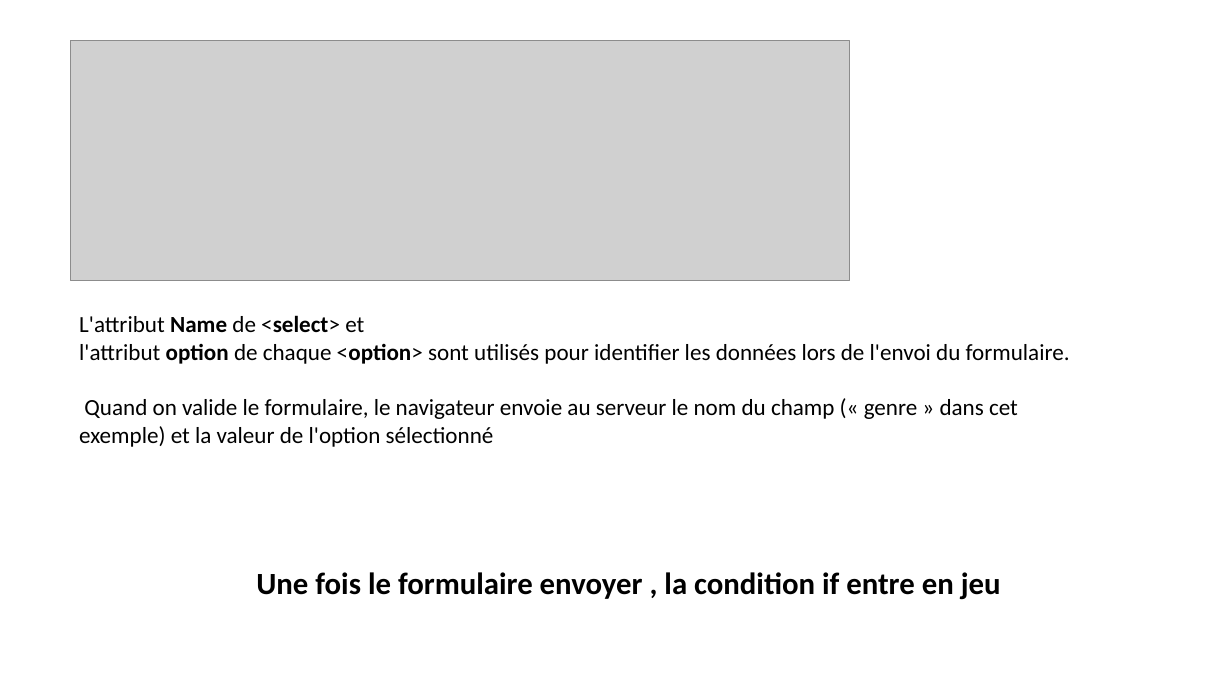
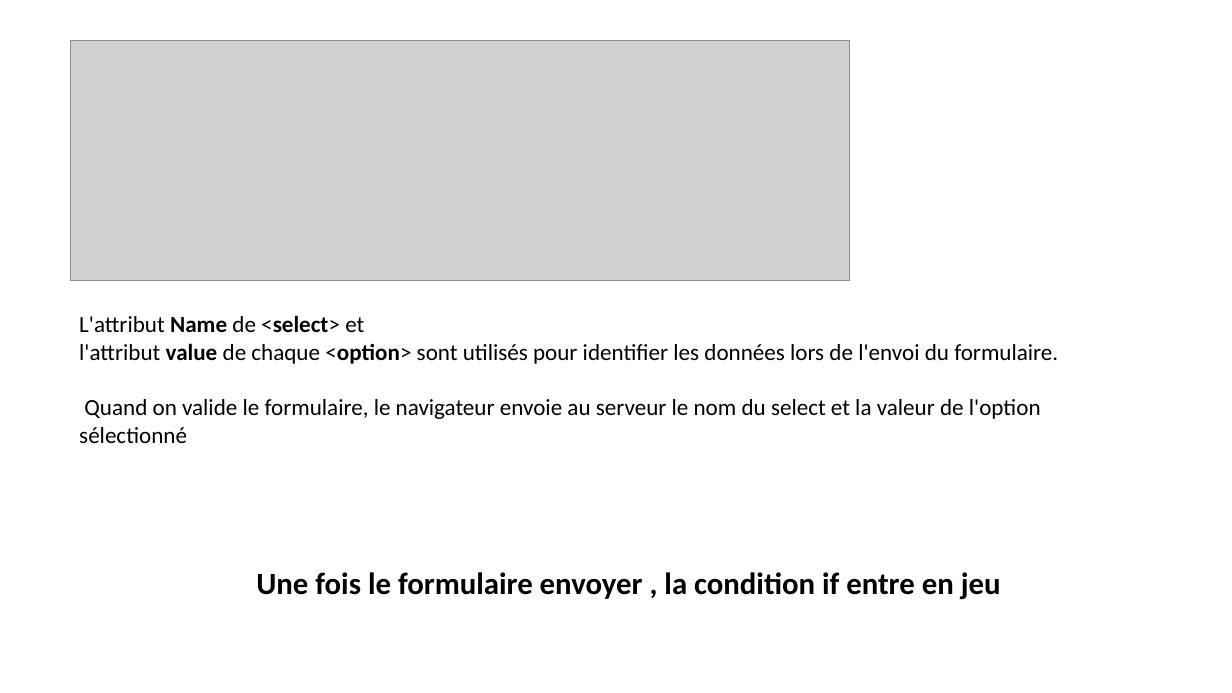
Before and after one commit to yamsmdj/OnePiece, a slide deck: slide 10 of bd/ONE PIECE.pptx. Drawn at 1232x693 pixels with LibreOffice and Linux fonts; fonts in the diff are those of the drawing; grey boxes stand for pictures. Boxes give left, top, right and bottom in pixels: in the first picture for what was removed or moved away, otherwise in the second. Text is boxed around its words. In the diff, an @@ line names an element or a change of style, - is before the commit and + after.

```diff
--- a/bd/ONE PIECE.pptx
+++ b/bd/ONE PIECE.pptx
@@ text at (x1=79, y1=343, x2=1058, y2=443): text changed @@
-l'attribut option de chaque <option> sont utilisés pour identifier les données lors de l'envoi du formulaire.
-Quand on valide le formulaire, le navigateur envoie au serveur le nom du champ (« genre » dans cet exemple) et la valeur de l'option sélectionné
+l'attribut value de chaque <option> sont utilisés pour identifier les données lors de l'envoi du formulaire.
+Quand on valide le formulaire, le navigateur envoie au serveur le nom du select et la valeur de l'option sélectionné
```
Also in this commit, not shown: 8 other slides changed, 3 other files.
